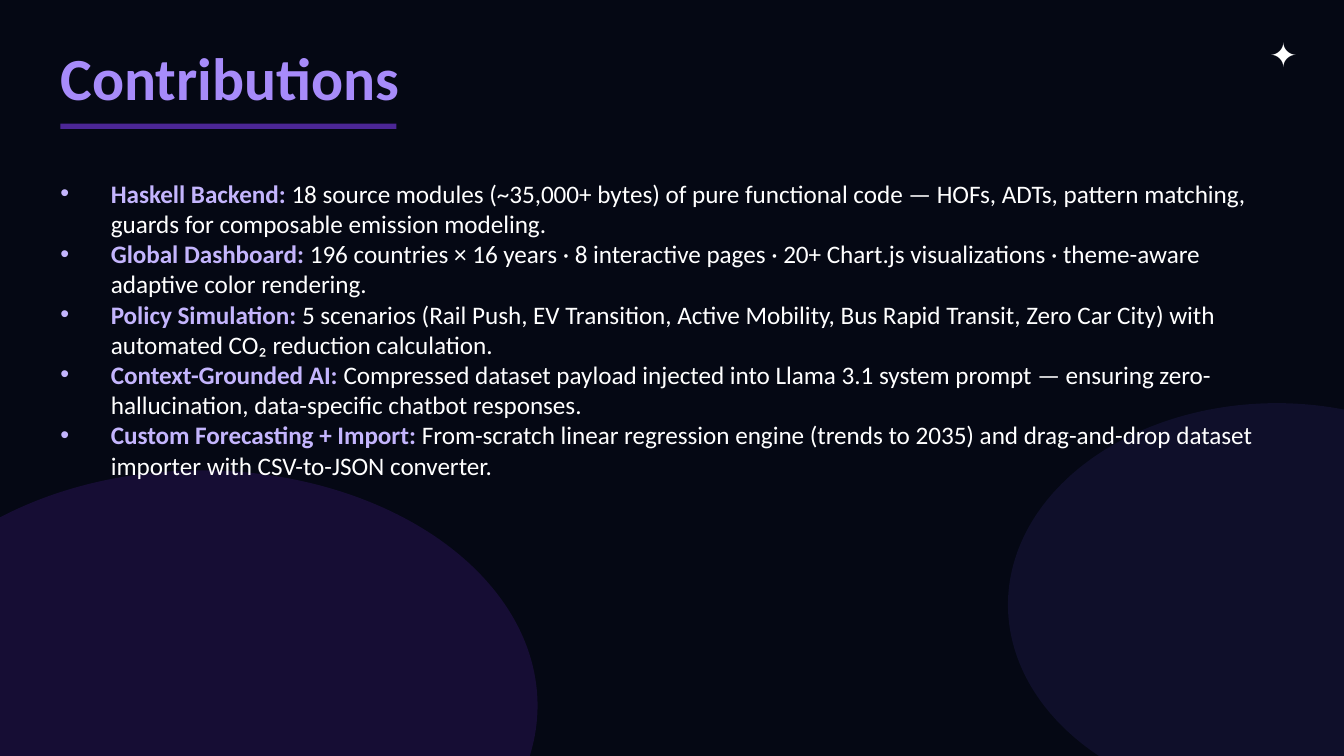
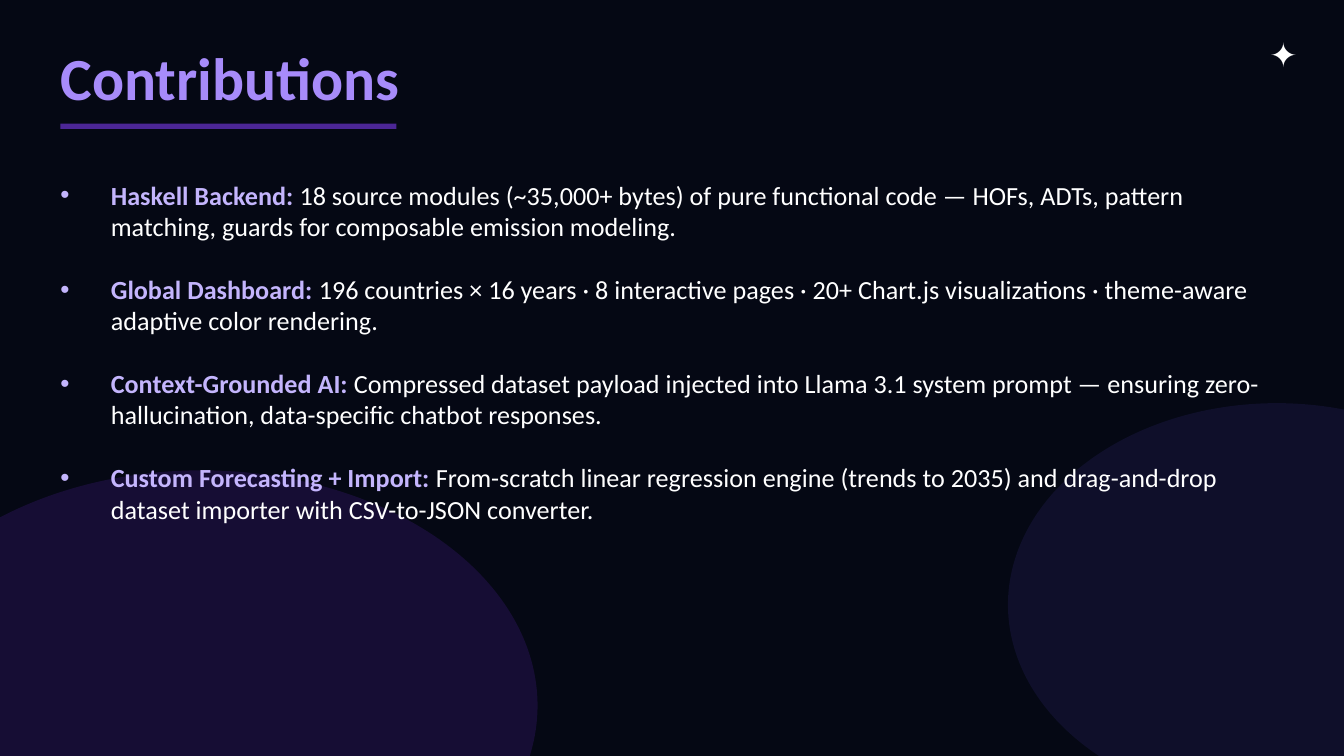
Before and after one commit to Ganath-Avinash/Traffic_Emission_Haskell, a slide deck: slide 8 of documentation/TransportSense_PFL.pptx. Drawn at 1344x756 pixels with LibreOffice and Linux fonts; fonts in the diff are those of the drawing. Boxes give left, top, right and bottom in pixels: in the first picture for what was removed or moved away, otherwise in the second. Text is boxed around its words. In the diff, an @@ line names an element or a change of style, - is before the commit and + after.

```diff
--- a/documentation/TransportSense_PFL.pptx
+++ b/documentation/TransportSense_PFL.pptx
@@ text "Haskell Backend: 18 source modules ..." at <box>111,186,1258,524</box>: size 13.5 to 14 pt @@
@@ text at <box>111,305,1214,357</box>: paragraph removed @@
-• Policy Simulation: 5 scenarios (Rail Push, EV Transition, Active Mobility, Bus Rapid Transit, Zero Car City) with automated CO₂ reduction calculation.
```
Also in this commit, not shown: 2 other slides changed, 2 other files.
